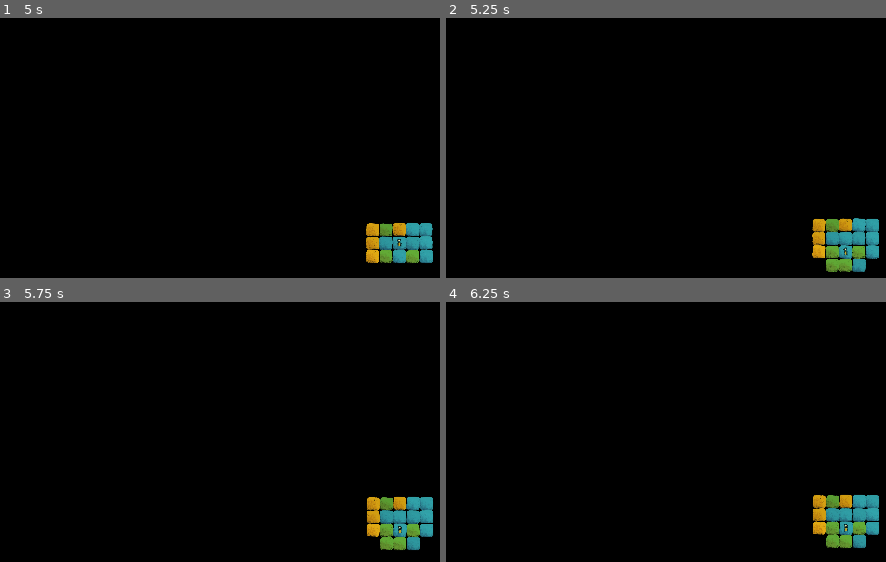
Above: before the commit, frames 1-4 (two rows, left to right).
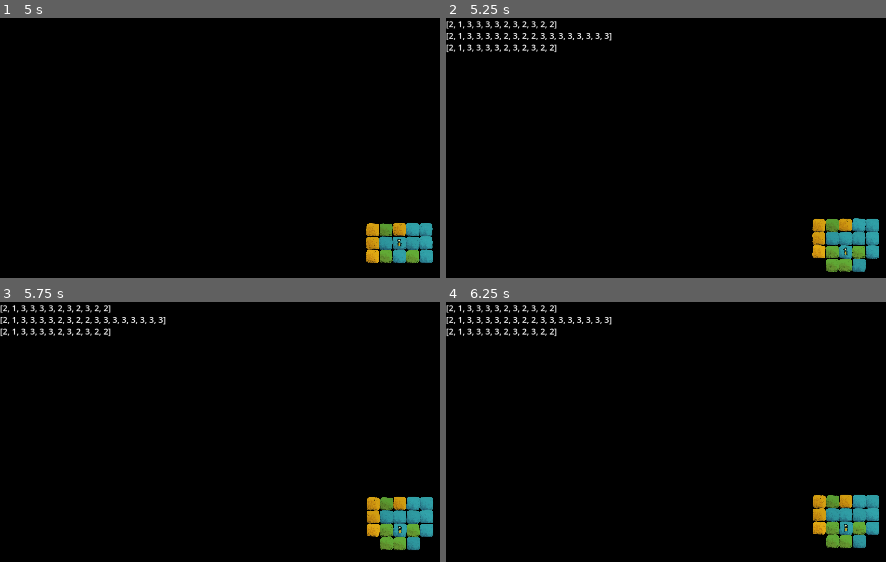
Above: after the commit, the same moments.

Repository: arrayewhy/Worlds
Game: Godot game, scene res://Scenes/Main.tscn
Two runs of this game, one before a commit and one after it. Both use one fixed random seed, a clock stepped at 60 frames per second and the inputs below.
Inputs (mouse positions are in pixels of both pictures, inside the frame that each line leads up to):
- Up to frame 1 (5 s): tap Enter (Enter) at 0.5, 0.6 s; move the mouse to (outside the picture) at 0.52 s; hold D (Right) 0.53-1.25 s; click (outside the picture) at 0.67 s; drag from (242, 265) to (outside the picture) at 1.27 s; move the mouse to (outside the picture) at 2.02 s; hold D (Right) 2.03-2.75 s; tap ` (Tilde) at 2.1 s; drag from (outside the picture) to (158, 176) at 2.77 s; tap Space at 3.5 s; move the mouse to (outside the picture) at 3.52 s; hold A (Left) 3.53-4.25 s; tap U at 3.6 s; drag from (158, 176) to (281, 129) at 4.27 s
- Up to frame 2 (5.25 s): move the mouse to (outside the picture) at 5.02 s; hold S (Down) from 5.03 s (still down); tap Tab at 5.1 s; click (outside the picture) at 5.17 s
- Up to frame 3 (5.75 s): keep holding S (Down)
- Up to frame 4 (6.25 s): release S (Down) at 5.75 s; drag from (727, 413) to (688, 549) at 5.77 s

Frame 1 is identical in both runs. In frame 2, 1.0% of the frame differs, in the area x 0-38%, y 1-14%; in frame 3, 1.0%; in frame 4, 1.0%.

Commit message:
Update [Biome-Spawner -> Favour Water]

Diff:
--- a/worlds/Scripts/Biomes/Biome-Spawner.gd
+++ b/worlds/Scripts/Biomes/Biome-Spawner.gd
@@ -69,10 +69,14 @@
 			if Are_GridPosNeighbours(e, i[0]):
 
 				# Add bias for Neighbouring Biome
-				for c in 2:
-					influences.append(i[1]);
+				if i[1] == BiomeMaster.Type.Water:
+					for c in 8:
+						influences.append(i[1]);
+				else:
+					for c in 2:
+						influences.append(i[1]);
 
-				#InGameDebugger.Say(influences);
+				InGameDebugger.Say(influences);
 
 				SpawnBiome(e, influences.pick_random());
 
